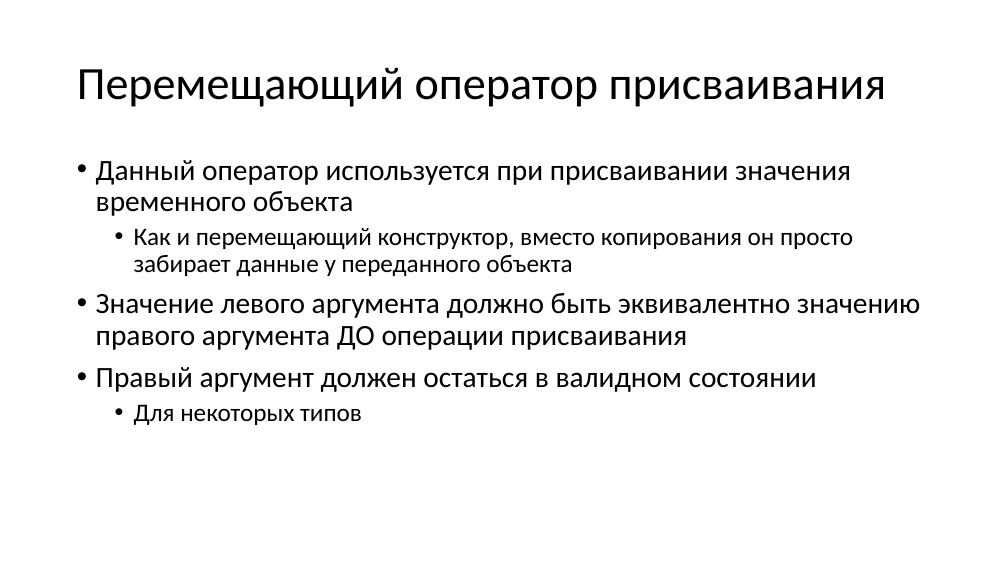
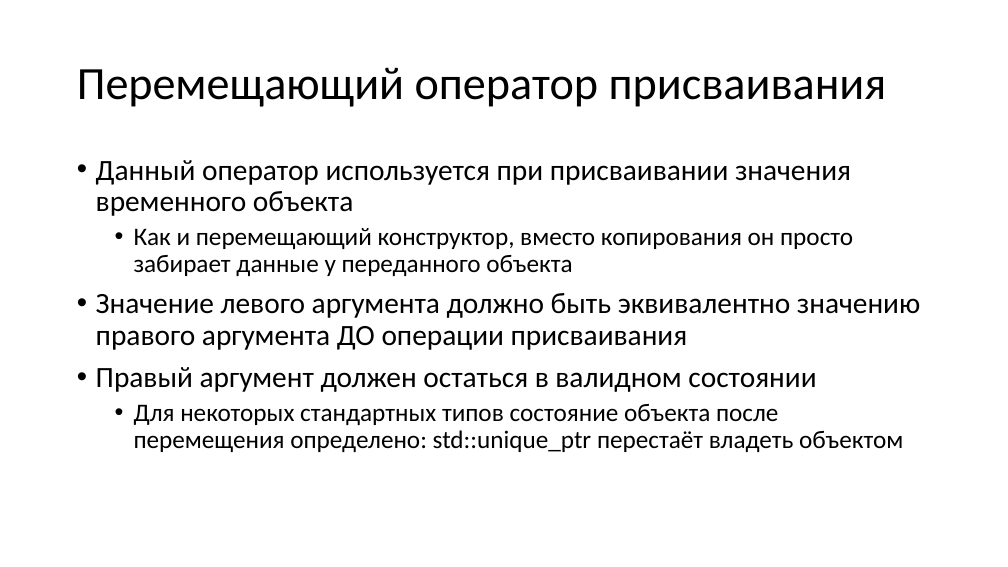
Before and after one commit to alexey-malov/oop, a slide deck: slide 147 of lectures/02/Основы ООП.pptx. Drawn at 1008x567 pixels with LibreOffice and Linux fonts; fonts in the diff are those of the drawing. Boxes give left, top, right and bottom in pixels: in the first picture for what was removed or moved away, otherwise in the second. Text is boxed around its words. In the diff, an @@ line names an element or a change of style, - is before the commit and + after.

```diff
--- a/lectures/02/Основы ООП.pptx
+++ b/lectures/02/Основы ООП.pptx
@@ text at (134,404,903,452): text changed @@
-  • Для некоторых типов
+  • Для некоторых стандартных типов состояние объекта после перемещения определено: std::unique_ptr перестаёт владеть объектом
```
Also in this commit, not shown: 1 other slide changed, 1 slide removed, 9 other files.
